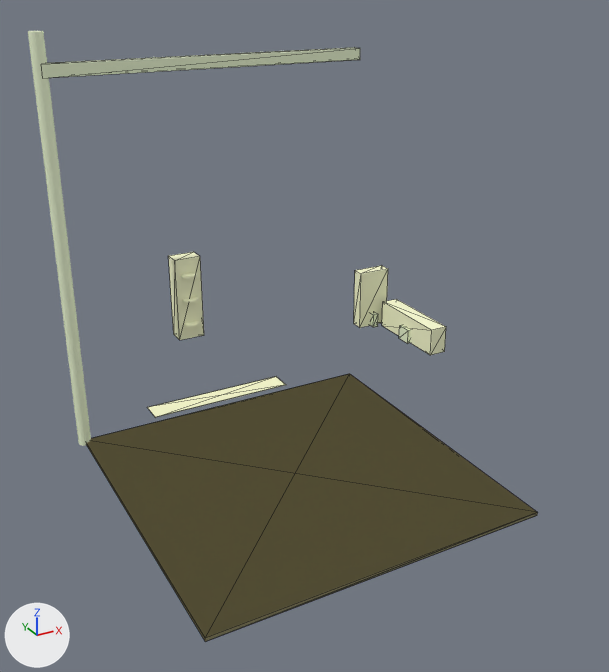
Before and after pictures for a commit that changed the glTF model exports/gltf/scene_signalized_intersection.glb.
The view is the same before and after, from a 50 mm lens placed at (-4.07, -7.63, 5.63), pointed at (0.03, -0.19, 1.91). Arrows for +X, +Y and +Z are at lower left; the lights stay in place. The first picture is the older version. Mesh edges are drawn as thin lines on the coarser meshes.

Script lines for the objects in view, before the commit:
```python
me_body_001 = bpy.data.meshes.new('body.001')
me_body_001.from_pydata(...)  # a box spanning x -2.0..2.0, y -2.0..2.0, z 0.0..0.04
me_body_001.materials.append(mat_mat_asphalt_dry)  # beige #fff5bd
me_housing_001 = bpy.data.meshes.new('housing.001')
me_housing_001.from_pydata(...)  # a box spanning x 1.89..2.11, y -0.04..1.04, z 1.2..1.54
me_housing_001.materials.append(mat_mat_signal_housing)  # beige #fdffd4
me_pole_vertical = bpy.data.meshes.new('pole_vertical')
me_pole_vertical.from_pydata(...)  # a 20-sided cylinder along z spanning x -2.08..-1.92, y 1.92..2.08, z 0.0..5.0
me_pole_vertical.materials.append(mat_mat_metal_galvanized)  # pale green #f3ffda
ob_body_001 = bpy.data.objects.new('body.001', me_body_001)
ob_body_001.location = (0.0, 0.0, 0.0)
ob_housing_001 = bpy.data.objects.new('housing.001', me_housing_001)
ob_housing_001.location = (0.0, 0.0, 0.0)
ob_pole_vertical = bpy.data.objects.new('pole_vertical', me_pole_vertical)
ob_pole_vertical.location = (0.0, 0.0, 0.0)
# also in view: 'stripe_4' at (0.0, 2.3, 0.03); 'housing' at (-0.5, 2.0, 1.74); 'housing.002' at (1.8, 1.2, 1.58); 'body' at (0.0, 0.0, 0.02); 'mast_arm' at (0.0, 2.0, 4.6)
```
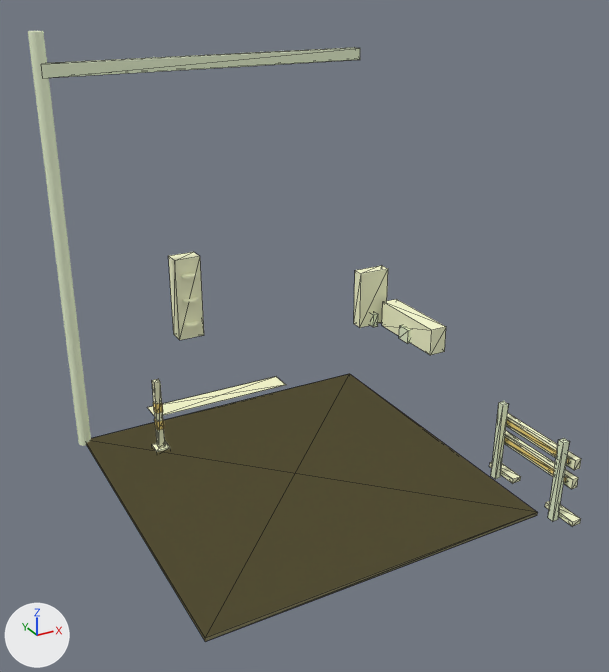
What changed in the scene script:
```text
Add ob_stripe_mid:
    ob_stripe_mid = bpy.data.objects.new('stripe_mid', me_stripe_mid)  # a box spanning x 2.205..2.295, y -2.15..-1.15, z 0.45..0.51; in mat_mat_sign_orange (yellow #ffe37f)
    ob_stripe_mid.location = (0.0, 0.0, 0.0)
Add ob_stripe_upper:
    ob_stripe_upper = bpy.data.objects.new('stripe_upper', me_stripe_upper)  # a box spanning x 2.205..2.295, y -2.15..-1.15, z 0.69..0.75; in mat_mat_sign_orange (yellow #ffe37f)
    ob_stripe_upper.location = (0.0, 0.0, 0.0)
Add ob_panel_mid:
    ob_panel_mid = bpy.data.objects.new('panel_mid', me_panel_mid)  # a box spanning x 2.21..2.29, y -2.24..-1.06, z 0.42..0.54; in mat_mat_sign_white (beige #fdffd4)
    ob_panel_mid.location = (0.0, 0.0, 0.0)
Add ob_panel_upper:
    ob_panel_upper = bpy.data.objects.new('panel_upper', me_panel_upper)  # a box spanning x 2.21..2.29, y -2.24..-1.06, z 0.66..0.78; in mat_mat_sign_white (beige #fdffd4)
    ob_panel_upper.location = (0.0, 0.0, 0.0)
Add ob_foot_right:
    ob_foot_right = bpy.data.objects.new('foot_right', me_foot_right)  # a box spanning x 2.19..2.31, y -1.38..-0.96, z 0.0..0.06; in mat_mat_sign_black (beige #fdffd4)
    ob_foot_right.location = (0.0, 0.0, 0.0)
Add ob_foot_left:
    ob_foot_left = bpy.data.objects.new('foot_left', me_foot_left)  # a box spanning x 2.19..2.31, y -2.34..-1.92, z 0.0..0.06; in mat_mat_sign_black (beige #fdffd4)
    ob_foot_left.location = (0.0, 0.0, 0.0)
Add ob_leg_right:
    ob_leg_right = bpy.data.objects.new('leg_right', me_leg_right)  # a box spanning x 2.07..2.15, y -1.21..-1.13, z 0.0..1.0; in mat_mat_metal_galvanized (pale green #f3ffda)
    ob_leg_right.location = (0.0, 0.0, 0.0)
Add ob_leg_left:
    ob_leg_left = bpy.data.objects.new('leg_left', me_leg_left)  # a box spanning x 2.07..2.15, y -2.17..-2.09, z 0.0..1.0; in mat_mat_metal_galvanized (pale green #f3ffda)
    ob_leg_left.location = (0.0, 0.0, 0.0)
Add ob_band_upper:
    ob_band_upper = bpy.data.objects.new('band_upper', me_band_upper)  # a box spanning x -1.245..-1.155, y 1.305..1.395, z 0.56..0.68; in mat_mat_sign_orange (yellow #ffe37f)
    ob_band_upper.location = (0.0, 0.0, 0.0)
Add ob_band_lower:
    ob_band_lower = bpy.data.objects.new('band_lower', me_band_lower)  # a box spanning x -1.245..-1.155, y 1.305..1.395, z 0.32..0.44; in mat_mat_sign_orange (yellow #ffe37f)
    ob_band_lower.location = (0.0, 0.0, 0.0)
Add ob_post:
    ob_post = bpy.data.objects.new('post', me_post)  # a box spanning x -1.24..-1.16, y 1.31..1.39, z 0.06..0.98; in mat_mat_sign_white (beige #fdffd4)
    ob_post.location = (0.0, 0.0, 0.0)
Add ob_base:
    ob_base = bpy.data.objects.new('base', me_base)  # a box spanning x -1.29..-1.11, y 1.26..1.44, z 0.0..0.06; in mat_mat_sign_black (beige #fdffd4)
    ob_base.location = (0.0, 0.0, 0.0)
```

Boxes (x1, y1, x2, y2) around the edits, measured in the pictures (609 x 672 px):
'leg_left', added (pale green)
    after: (548, 438, 570, 521)
'leg_right', added
    after: (491, 401, 508, 479)
'panel_upper', added (beige)
    after: (506, 413, 581, 470)
'panel_mid', added (beige)
    after: (504, 431, 578, 489)
'post', added (beige)
    after: (152, 379, 165, 448)
'foot_left', added
    after: (545, 501, 581, 526)
'stripe_mid', added
    after: (504, 437, 567, 483)
'stripe_upper', added
    after: (506, 420, 569, 464)
'foot_right', added
    after: (489, 462, 521, 483)
'base', added
    after: (152, 441, 170, 452)
'band_upper', added
    after: (153, 402, 163, 413)
'band_lower', added
    after: (154, 419, 164, 430)
